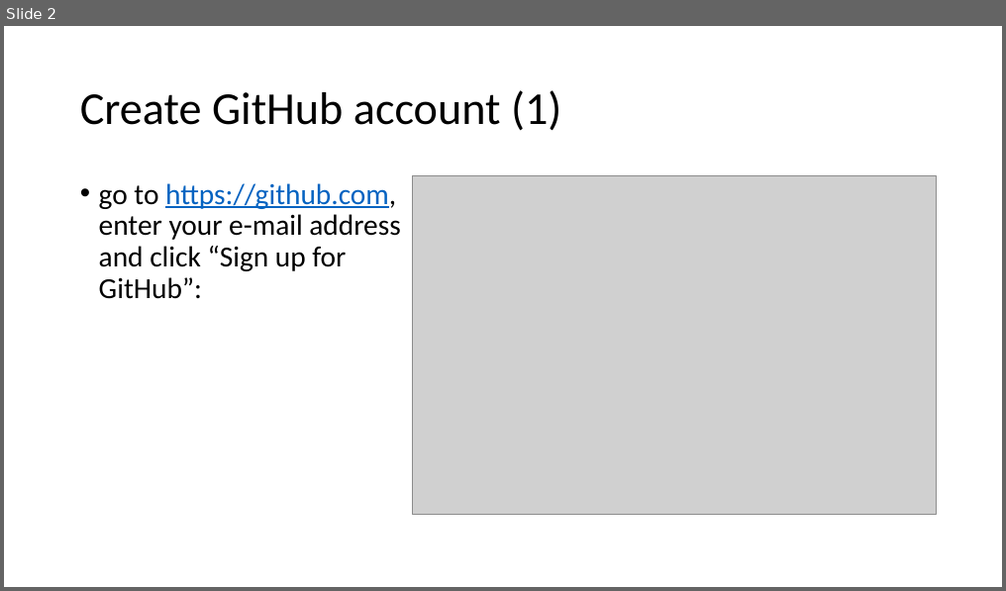
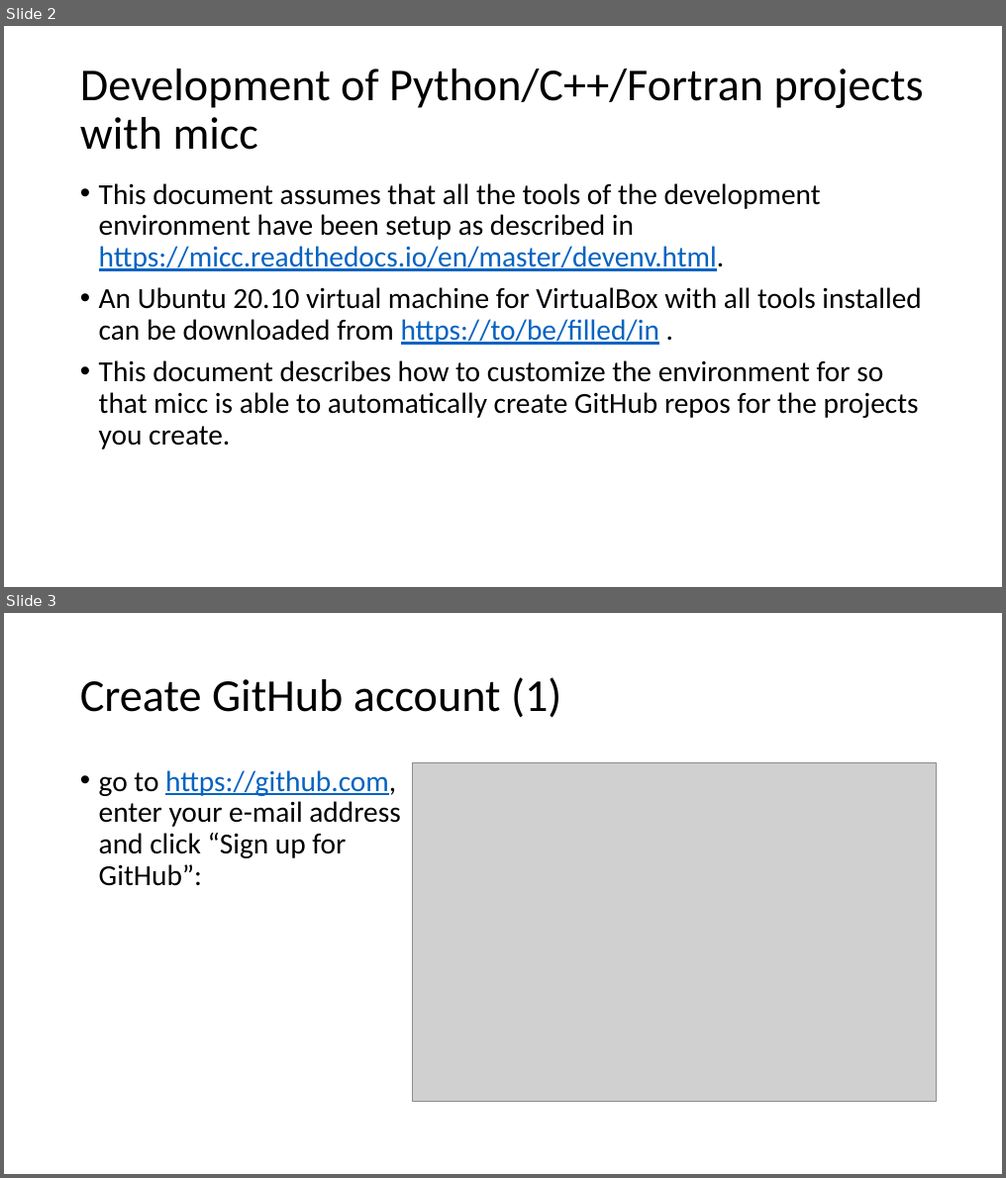
Before and after one commit to etijskens/pp, a slide deck: course-material/personal-setup.pptx. Shown one above the other, each under a label of ours: slide 2 before the commit, slides 2 and 3 after it. The pictures are 1006x591 and 1006x1178 pixels, drawn with LibreOffice and Linux fonts; fonts in the diff are those of the drawing; grey boxes stand for pictures. Boxes give left, top, right and bottom in pixels: in the first picture for what was removed or moved away, otherwise in the second. Text is boxed around its words. In the diff, an @@ line names an element or a change of style, - is before the commit and + after.

Commit message:
update personal-setup

```diff
--- a/course-material/personal-setup.pptx
+++ b/course-material/personal-setup.pptx
@@ slide 2 added at bbox=[4, 26, 1002, 587], background #FFFFFF @@
@@ title added at bbox=[80, 69, 924, 150], 44 pt, text #000000 @@
+Development of Python/C++/Fortran projects with micc
@@ text added at bbox=[99, 183, 921, 450], 28 pt, text #000000 @@
+• This document assumes that all the tools of the development environment have been setup as described in https://micc.readthedocs.io/en/master/devenv.html.
+• An Ubuntu 20.10 virtual machine for VirtualBox with all tools installed can be downloaded from https://to/be/filled/in .
+• This document describes how to customize the environment for so that micc is able to automatically create GitHub repos for the projects you create.
@@ what was slide 2 is now slide 3 @@
```
Also in this commit, not shown: 3 slides changed, 2 other slides added, 2 other files.
